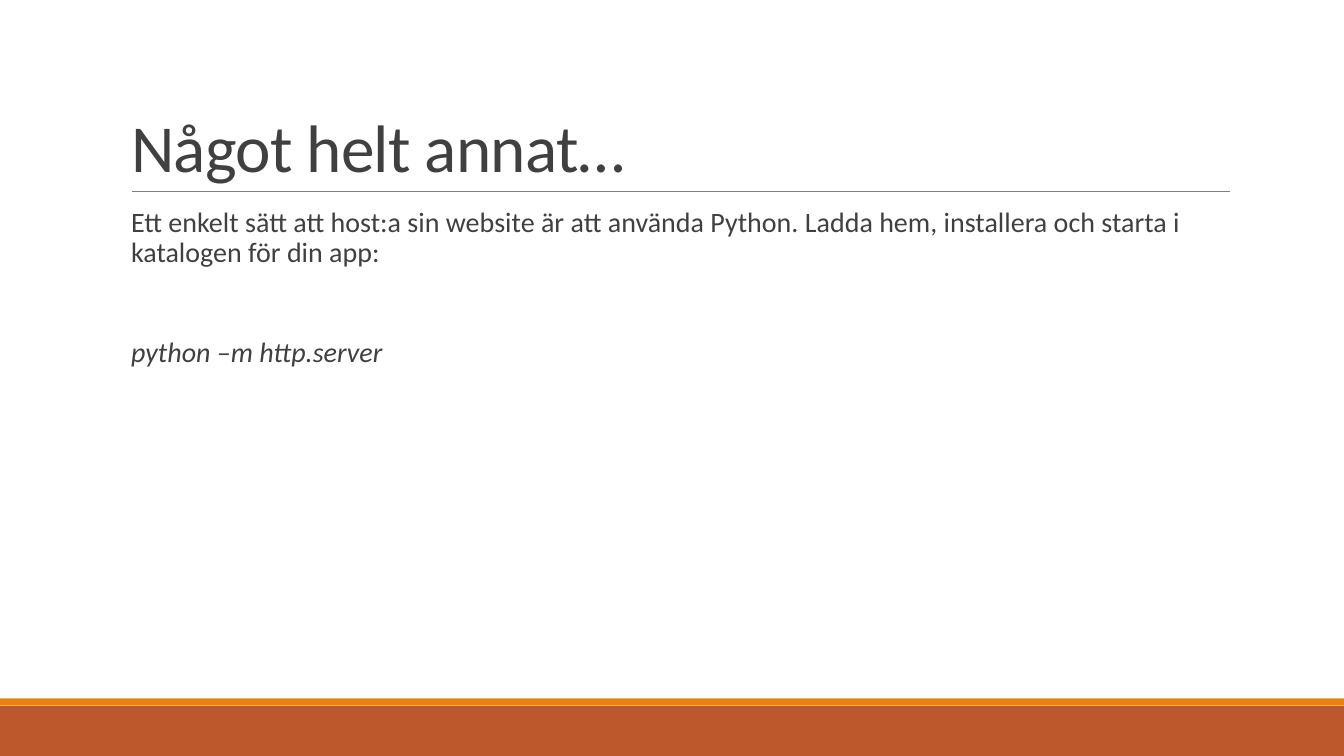
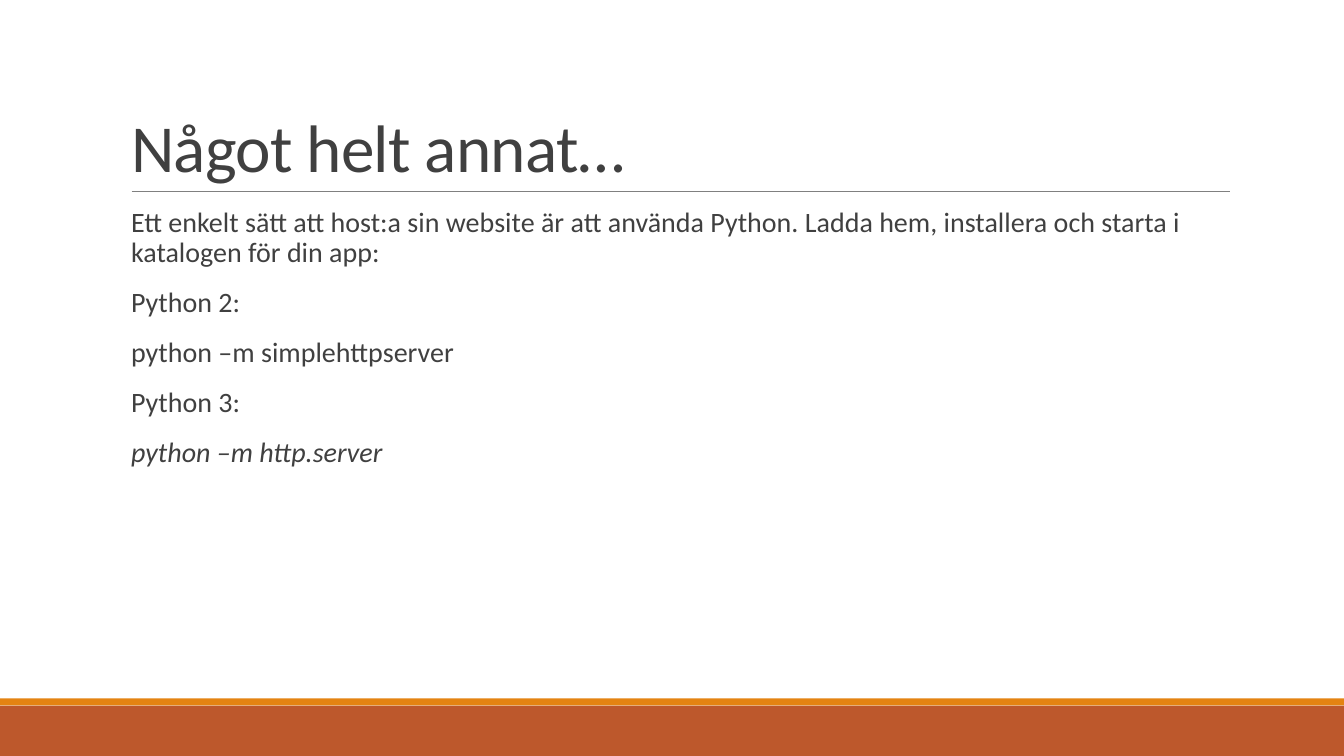
Before and after one commit to softchris/WorkshopAngular, a slide deck: slide 7 of Grunt.pptx. Drawn at 1344x756 pixels with LibreOffice and Linux fonts; fonts in the diff are those of the drawing. Boxes give left, top, right and bottom in pixels: in the first picture for what was removed or moved away, otherwise in the second. Text is boxed around its words. In the diff, an @@ line names an element or a change of style, - is before the commit and + after.

Commit message:
Added syntax for Python 2

```diff
--- a/Grunt.pptx
+++ b/Grunt.pptx
@@ text at [131, 292, 454, 417]: paragraphs added @@
+  Python 2:
+  python –m simplehttpserver
+  Python 3:
```
